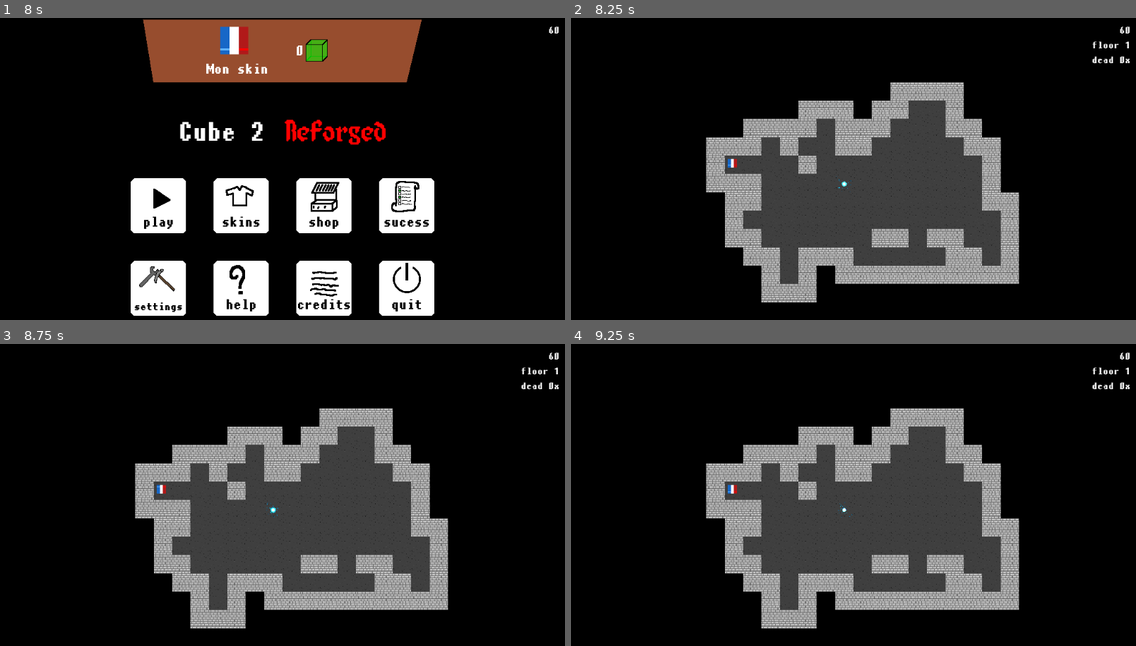
Above: before the commit, frames 1-4 (two rows, left to right).
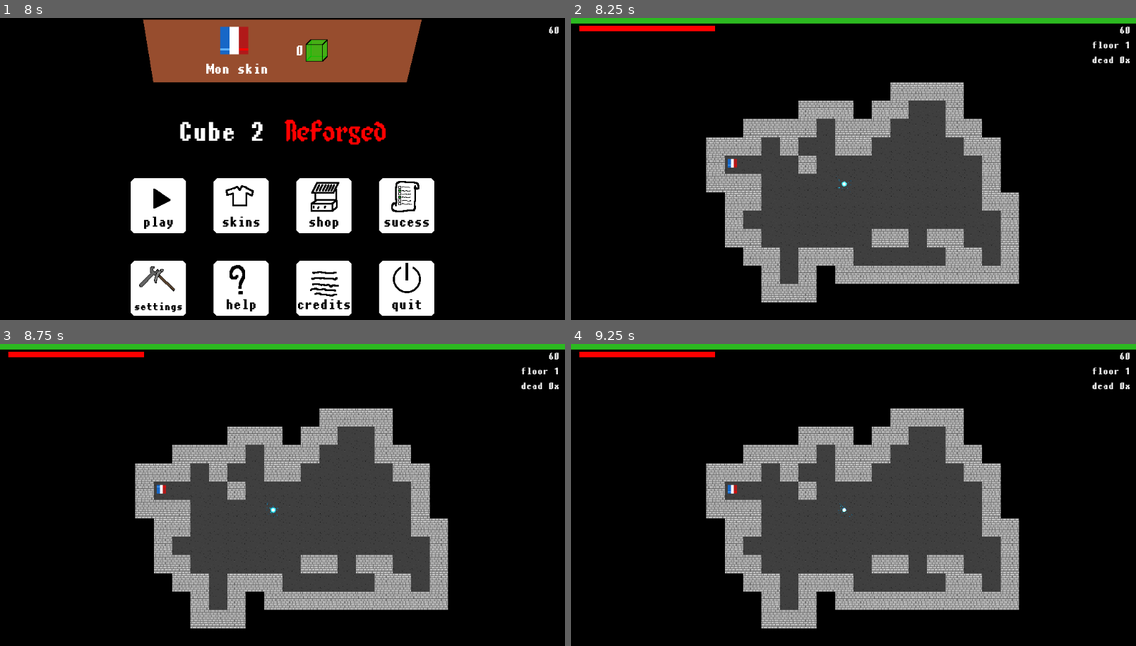
Above: after the commit, the same moments.

Repository: nath54/Cube2-Reforged
Game: Godot game, scene res://global/Scenes.tscn
Two runs of this game, one before a commit and one after it. Both use one fixed random seed, a clock stepped at 60 frames per second and the inputs below.
Inputs (mouse positions are in pixels of both pictures, inside the frame that each line leads up to):
- Up to frame 1 (8 s): move the mouse to (406, 165) at 0.52 s; hold D (right) 0.53-1.25 s; click (406, 165) at 0.67 s; drag from (169, 199) to (254, 250) at 1.27 s; move the mouse to (339, 111) at 2.02 s; hold D (right) 2.03-2.75 s; tap Enter at 2.75, 6.5 s; drag from (254, 250) to (113, 132) at 2.77 s; tap Space at 3.5 s; move the mouse to (452, 232) at 3.52 s; hold Q (left) 3.53-4.25 s; tap Escape (menu) at 4.15 s; drag from (113, 132) to (197, 99) at 4.27 s; move the mouse to (310, 184) at 5.02 s; hold S (down) 5.03-5.75 s; click (310, 184) at 5.17 s; click "Menu" at 5.75 s; drag from (197, 99) to (169, 199) at 6.52 s; move the mouse to (406, 165) at 7.27 s; hold Z (up) from 7.28 s (still down)
- Up to frame 2 (8.25 s): release Z (up) at 8 s; drag from (740, 199) to (825, 250) at 8.02 s
- Up to frame 3 (8.75 s): no input
- Up to frame 4 (9.25 s): tap Space at 8.75 s; move the mouse to (910, 437) at 8.77 s; hold S (down) from 8.78 s (still down)

Frame 1 is identical in both runs. In frame 2, 2.3% of the frame differs, in the area x 0-100%, y 0-5%; in frame 3, 2.3%; in frame 4, 2.3%.

Commit message:
aaa

Diff:
--- a/game/arcade/TopDownClassic.gd
+++ b/game/arcade/TopDownClassic.gd
@@ -19,7 +19,7 @@
 var max_x = null
 var max_y = null
 
-onready var progressStyleBox = $CanvasLayer/Control/ProgressBar.get("custom_styles/fg")
+onready var progressStyleBox = $CanvasLayer/Control/VBoxContainer/ProgressBar.get("custom_styles/fg")
 var lance: bool = false
 var pause: bool = false
 # map : 0 = mur, 1 = sol, 2 = mur non mortel
@@ -70,6 +70,7 @@
 	Global.player.x = deb[0] * tc + Global.player.t / 3
 	Global.player.y = deb[1] * tc + Global.player.t / 3
 	Global.player.position = Vector2(Global.player.x, Global.player.y)
+	Global.player.set_life()
 	#
 
 func _ready():
@@ -100,7 +101,7 @@
 	Global.player.get_node("Camera2D").current = false
 	yield(get_tree().create_timer(3), "timeout")
 	#
-	$CanvasLayer/Control/ProgressBar.visible = true
+	$CanvasLayer/Control/VBoxContainer/ProgressBar.visible = true
 	$Camera2D.current = false
 	Global.player.get_node("Camera2D").current = true
 	#
@@ -110,7 +111,19 @@
 	if lance and not pause:
 		var cl = Color(1.0-wait_time/time_max,1.0*wait_time/time_max,0)
 		progressStyleBox.bg_color = cl
-		$CanvasLayer/Control/ProgressBar.value = 100.0*wait_time/time_max
+		$CanvasLayer/Control/VBoxContainer/ProgressBar.value = 100.0*wait_time/time_max
 		wait_time -= delta
 		if wait_time <= 0:
 			Global.lose_game()
+
+
+func fin():
+	$AnimationPlayer.play("fin")
+	Global.player.fin = true
+	Global.player.speed_x = ((fin[0]*tc) - (Global.player.x-tc/2)) * 2.0 * (1-Global.player.decceleration)
+	Global.player.speed_y = ((fin[1]*tc) - (Global.player.y-tc/2)) * 2.0 * (1-Global.player.decceleration)
+
+
+func _on_AnimationPlayer_animation_finished(anim_name):
+	if anim_name == "fin":
+		Global.level_fini()
--- a/game/arcade/TopDownClassic.tscn
+++ b/game/arcade/TopDownClassic.tscn
@@ -10,6 +10,24 @@
 
 [sub_resource type="StyleBoxFlat" id=2]
 bg_color = Color( 0.6, 0.6, 0.6, 0 )
+
+[sub_resource type="StyleBoxFlat" id=3]
+bg_color = Color( 1, 0, 0, 1 )
+
+[sub_resource type="Animation" id=4]
+resource_name = "fin"
+tracks/0/type = "value"
+tracks/0/path = NodePath("Player/Player_TopDown:scale")
+tracks/0/interp = 1
+tracks/0/loop_wrap = true
+tracks/0/imported = false
+tracks/0/enabled = true
+tracks/0/keys = {
+"times": PoolRealArray( 0, 1, 1.001 ),
+"transitions": PoolRealArray( 1, 1, 1 ),
+"update": 0,
+"values": [ Vector2( 0.5, 0.5 ), Vector2( 0.1, 0.1 ), Vector2( 0.5, 0.5 ) ]
+}
 
 [node name="TopDownClassic" type="Node2D"]
 script = ExtResource( 1 )
@@ -44,10 +62,17 @@
 "_edit_use_anchors_": false
 }
 
-[node name="ProgressBar" type="ProgressBar" parent="CanvasLayer/Control"]
-visible = false
+[node name="VBoxContainer" type="VBoxContainer" parent="CanvasLayer/Control"]
 anchor_right = 1.0
-margin_bottom = 14.0
+anchor_bottom = 1.0
+__meta__ = {
+"_edit_use_anchors_": false
+}
+
+[node name="ProgressBar" type="ProgressBar" parent="CanvasLayer/Control/VBoxContainer"]
+margin_right = 1024.0
+margin_bottom = 10.0
+rect_min_size = Vector2( 0, 10 )
 custom_styles/fg = SubResource( 1 )
 custom_styles/bg = SubResource( 2 )
 value = 100.0
@@ -55,3 +80,26 @@
 __meta__ = {
 "_edit_use_anchors_": false
 }
+
+[node name="Control" type="Control" parent="CanvasLayer/Control/VBoxContainer"]
+margin_top = 14.0
+margin_right = 1024.0
+margin_bottom = 24.0
+rect_min_size = Vector2( 0, 10 )
+
+[node name="PlayerLife" type="ProgressBar" parent="CanvasLayer/Control/VBoxContainer/Control"]
+anchor_left = 0.0146484
+anchor_right = 0.254883
+anchor_bottom = 1.0
+rect_min_size = Vector2( 0, 10 )
+custom_styles/fg = SubResource( 3 )
+custom_styles/bg = SubResource( 2 )
+value = 100.0
+percent_visible = false
+__meta__ = {
+"_edit_use_anchors_": true
+}
+
+[node name="AnimationPlayer" type="AnimationPlayer" parent="."]
+anims/fin = SubResource( 4 )
+[connection signal="animation_finished" from="AnimationPlayer" to="." method="_on_AnimationPlayer_animation_finished"]
--- a/game/player/Player_TopDown.gd
+++ b/game/player/Player_TopDown.gd
@@ -20,8 +20,9 @@
 
 var catched_keys: Array = []
 
-var rebondit_cols:float = 1
-
+var rebondit_cols: float = 1
+
+var fin: bool = false
 var click = null
 
 # Called when the node enters the scene tree for the first time.
@@ -36,37 +37,39 @@
 		decceleration = 0.96
 		max_speed = 35
 	elif Global.difficulty == 2:
-		acceleration = 20
+		acceleration = 17
 		decceleration = 0.97
 		max_speed = 40
 	elif Global.difficulty == 3:
-		acceleration = 22
+		acceleration = 18
 		decceleration = 0.98
 		max_speed = 45
 	elif Global.difficulty == 4:
-		acceleration = 25
+		acceleration = 20
 		decceleration = 0.99
 		max_speed = 50
 	# Set skin
 	$Skin/Skin.queue_free()
 	var skin = load("res://res/skins/"+str(Account.skin_equipe)+"/Skin.tscn").instance()
 	$Skin.add_child(skin)
+	#
 
 
 func movement(delta: float) -> void:
 	var f = true
-	if Input.is_action_pressed("up") or Global.joystick.y <= -Global.deadzone:
-		speed_y -= acceleration * delta
-		f = false
-	if Input.is_action_pressed("down") or Global.joystick.y >= Global.deadzone:
-		speed_y += acceleration * delta
-		f = false
-	if Input.is_action_pressed("left") or Global.joystick.x <= -Global.deadzone:
-		speed_x -= acceleration * delta
-		f = false
-	if Input.is_action_pressed("right") or Global.joystick.x >= Global.deadzone:
-		speed_x += acceleration * delta
-		f = false
+	if not fin:
+		if Input.is_action_pressed("up") or Global.joystick.y <= -Global.deadzone:
+			speed_y -= acceleration * delta
+			f = false
+		if Input.is_action_pressed("down") or Global.joystick.y >= Global.deadzone:
+			speed_y += acceleration * delta
+			f = false
+		if Input.is_action_pressed("left") or Global.joystick.x <= -Global.deadzone:
+			speed_x -= acceleration * delta
+			f = false
+		if Input.is_action_pressed("right") or Global.joystick.x >= Global.deadzone:
+			speed_x += acceleration * delta
+			f = false
 	#
 	if f:
 		speed_x *= decceleration
@@ -81,8 +84,9 @@
 		movement(delta)
 		x += speed_x
 		y += speed_y
-		collisions()
-		test_life()
+		if not fin:
+			collisions()
+			test_life()
 		position = Vector2(x, y);
 
 func test_life() -> void:
@@ -90,6 +94,7 @@
 		if Global.difficulty == 4:
 			Global.lose_game()
 		life = max_life
+		set_life()
 		x = spawn_x
 		y = spawn_y
 		speed_x = 0
@@ -138,6 +143,7 @@
 				if tilemap.get_cell(x, y)==0 and Global.difficulty>0: self.life=0
 				elif (tilemap.get_cell(x, y)==0 and Global.difficulty==0) or tilemap.get_cell(x, y)==2:
 					life -= 5
+					set_life()
 					if col["side"] == "right":
 						self.x = x * tc - self.t - rebondit_cols
 						self.speed_x = 0
@@ -179,9 +185,11 @@
 							self.y = y * tc - self.t - rebondit_cols
 							self.speed_y = 0
 
-				if tilemap.get_cell(x, y) == 2 and map.p1: self.life -= 50
+				if tilemap.get_cell(x, y) == 2 and map.p1:
+					self.life -= 50
+					set_life()
 				if map.fin == [x,y]:
-					Global.level_fini()
+					Global.level.fin()
 
 	for key in Global.keys:
 		if square_col(self.x, self.y, self.t, self.t, key.x, key.y, key.t, key.t):
@@ -217,3 +225,9 @@
 				Global.joystick = d
 		else:
 			Global.joystick = Vector2.ZERO
+
+func set_life():
+	if Global.level != null:
+		var pl: ProgressBar = Global.level.get_node("CanvasLayer/Control/VBoxContainer/Control/PlayerLife")
+		print(float(life) / float(max_life) * float(pl.max_value))
+		pl.value = float(life) / float(max_life) * float(pl.max_value)
--- a/global/Account.gd
+++ b/global/Account.gd
@@ -3,7 +3,7 @@
 
 # Les skins possédés en clés
 # et le nombre de possédés en valeurs
-var skins = {
+var skins: Dictionary = {
 	1: 1
 }
 
@@ -14,17 +14,42 @@
 # courrone 3 : 10
 
 # L'id du skin actuellement équipé
-var skin_equipe = 6
+var skin_equipe: int = 6
 
 # La monaie que le joueur a dans le jeu
-var money = 0
+var money: int = 0
 
 # Record du mode arcade
-var arcade_record = 0
-var date_arcade_record = null
+# En fonction de la difficulté
+var arcade_record: Dictionary = {
+	0: 0,
+	1: 0,
+	2: 0,
+	3: 0,
+	4: 0
+}
+var date_arcade_record: Dictionary = {
+	0: null,
+	1: null,
+	2: null,
+	3: null,
+	4: null
+}
 # Le record de ce moi ci
-var arcade_record_month = 0
-var date_arcade_record_month = null
+var arcade_record_month: Dictionary = {
+	0: 0,
+	1: 0,
+	2: 0,
+	3: 0,
+	4: 0
+}
+var date_arcade_record_month: Dictionary = {
+	0: null,
+	1: null,
+	2: null,
+	3: null,
+	4: null
+}
 
 
 # Les pitys que le joueur a pour les invocations
@@ -35,3 +60,11 @@
 	1: 0,
 	0: 0
 }
+
+
+func _ready():
+	var time: Dictionary = OS.get_datetime()
+	for d in range(0,5):
+		if date_arcade_record_month[d] != null and date_arcade_record_month[d][1] != time["month"]:
+			arcade_record_month[d] = 0
+			date_arcade_record_month[d] = null
--- a/global/DataSB.gd
+++ b/global/DataSB.gd
@@ -169,7 +169,7 @@
 # permet de faire directement une comparaison
 # par ordre alphabétique
 
-const dates = {
+const dates: Dictionary = {
 	"01/01": "egypt",
 	"01/08": "vehicles",
 	"01/14": "blobs",
@@ -213,7 +213,7 @@
 # Fonction pour récuperer les bannieres limitées
 # en fonction du jour où l'on est
 func get_bans_lim() -> Array:
-	var time = OS.get_dastetime()
+	var time: Dictionary = OS.get_dastetime()
 	var str_date: String = str(time["month"]) + "/" + str(time["day"])
 	var index_key: int = 0
 	while index_key < len(dates.keys())-1 and not (str_date >= dates[index_key] and str_date < dates[index_key]):
--- a/global/Global.gd
+++ b/global/Global.gd
@@ -6,14 +6,12 @@
 var level: Node = null
 var fin: Node = null
 
-# 0: très facile
-# 1: facile
-# 2: normal
-# 3: difficile
-# 4: hardcore
 
-var theme = 2
-var mode = "arcade"
+# difficulties :             0       1        2        3        4
+var difficulties: Array = ["baby", "easy", "normal", "hard", "hardcore"]
+
+var theme: int = 2
+var mode: String = "arcade"
 var difficulty: int = 0
 var stage: int = 1
 var keys: Array = []
--- a/global/Invocations.gd
+++ b/global/Invocations.gd
@@ -96,10 +96,19 @@
 	var length: int = len(DataSB.collections[skin_ban]["tries_rar"][rar_ob])
 	var id_skin = DataSB.collections[skin_ban]["tries_rar"][rar_ob][int(randf()*length)]
 	# On va ajouter le skin au compte et faire les modifs nécessaires
+	# On ajoute le skin au compte
 	if id_skin in Account.skins.keys():
 		Account.skins[id_skin] += 1
 	else:
 		Account.skins[id_skin] = 1
+	# On va modifier les pitys
+	for p in Account.pitys.keys():
+		if p == rar_ob:
+			Account.pitys[p] = 0
+		else:
+			Account.pitys[p] += 1
+	# On va sauvegarder
+	Saves.save_account()
 	#
 	return {"id_skin": id_skin, "rar": rar_ob}
 
--- a/global/Saves.gd
+++ b/global/Saves.gd
@@ -3,23 +3,70 @@
 
 func _ready():
 	load_params()
-	load_skins()
-	load_datagame()
+	load_account()
 
-func save_params():
-	pass
+func save_params() -> void:
+	#
+	var data: Dictionary = {
+		"difficulty": Global.difficulty,
+		"joystick_method": Global.joy_method,
+		"joystick_deadzone": Global.deadzone
+	}
+	#
+	var content: String = JSON.print(data)
+	#
+	var file: File = File.new()
+	file.open("user://save_params.dat", File.WRITE)
+	file.store_string(content)
+	file.close()
 
-func load_params():
-	pass
+func load_params() -> void:
+	var file: File = File.new()
+	if file.file_exists("user://save_params.dat"):
+		file.open("user://save_params.dat", File.READ)
+		var content = file.get_as_text()
+		file.close()
+		var data = JSON.parse(content).result
+		Global.difficulty = data["difficulty"]
+		Global.joy_method = data["joystick_method"]
+		Global.deadzone = data["joystick_deadzone"]
 
-func save_skins():
-	pass
+func save_account() -> void:
+	#
+	var data: Dictionary = {
+		"skins": Account.skins,
+		"skin_equipe": Account.skin_equipe,
+		"money": Account.money,
+		"pitys": Account.pitys,
+		"arcade_record": Account.arcade_record,
+		"date_arcade_record": Account.date_arcade_record,
+		"arcade_record_month": Account.arcade_record_month,
+		"date_arcade_record_month": Account.date_arcade_record_month
+	}
+	#
+	var content: String = JSON.print(data)
+	#
+	var file: File = File.new()
+	file.open("user://save_acc.dat", File.WRITE)
+	file.store_string(content)
+	file.close()
 
-func load_skins():
-	pass
-
-func save_datagame():
-	pass
-
-func load_datagame():
-	pass
+func load_account() -> void:
+	var file: File = File.new()
+	if file.file_exists("user://save_acc.dat"):
+		file.open("user://save_acc.dat", File.READ)
+		var content: String = file.get_as_text()
+		file.close()
+		var data: Dictionary = JSON.parse(content).result
+		Account.skins = data["skins"]
+		Account.skin_equipe = data["skin_equipe"]
+		Account.money = data["money"]
+		Account.pitys = data["pitys"]
+		Account.arcade_record = data["arcade_record"]
+		Account.date_arcade_record = data["date_arcade_record"]
+		Account.arcade_record_month = data["arcade_record_month"]
+		Account.date_arcade_record_month = data["date_arcade_record_month"]
+		for dic in [Account.arcade_record, Account.date_arcade_record, Account.arcade_record_month, Account.date_arcade_record_month]:
+			for x in range(0,5):
+				dic[x] = dic[str(x)]
+				dic.erase(str(x))
--- a/global/Scenes.gd
+++ b/global/Scenes.gd
@@ -21,3 +21,8 @@
 
 func _process(delta):
 	$Interface/Interface/VBoxContainer/fps.text = str(Engine.get_frames_per_second())
+
+func quit():
+	Saves.save_params()
+	Saves.save_account()
+	get_tree().quit()
--- a/menus/EndOfGame.gd
+++ b/menus/EndOfGame.gd
@@ -5,9 +5,36 @@
 # Called when the node enters the scene tree for the first time.
 func _ready():
 	if Global.mode == "arcade":
-		var gains:int = 0
-		$"CenterContainer/VBoxContainer/CenterContainer2/Died Floor".text = "You reach the floor "+str(Global.stage)
-		$CenterContainer/VBoxContainer/CenterContainer3/HBoxContainer/Money.text = "You gain : "+str(gains)
+		var time: Dictionary = OS.get_datetime()
+		# Calcul des highscores
+		if Global.stage > Account.arcade_record[Global.difficulty]:
+			$CenterContainer/VBoxContainer/HBoxContainer/VBoxContainer2/CenterContainer4/Arcade_Record.text = "You beat your ancient highscore ("+str(Account.arcade_record[Global.difficulty])+") !"
+			Account.arcade_record[Global.difficulty] = Global.stage
+			Account.date_arcade_record[Global.difficulty] = [time["day"], time["month"], time["year"]]
+		else:
+			$CenterContainer/VBoxContainer/HBoxContainer/VBoxContainer2/CenterContainer4/Arcade_Record.text = "Highscore : "+str(Account.arcade_record[Global.difficulty])
+		if Global.stage > Account.arcade_record_month[Global.difficulty]:
+			$CenterContainer/VBoxContainer/HBoxContainer/VBoxContainer2/CenterContainer3/Arcade_Record_Month.text = "You beat your highscore of the month ("+str(Account.arcade_record_month[Global.difficulty])+") !"
+			Account.arcade_record_month[Global.difficulty] = Global.stage
+			Account.date_arcade_record_month[Global.difficulty] = [time["day"], time["month"], time["year"]]
+		else:
+			$CenterContainer/VBoxContainer/HBoxContainer/VBoxContainer2/CenterContainer3/Arcade_Record_Month.text = "Highscore of this month : "+str(Account.arcade_record_month[Global.difficulty])
+		# Calcul des gains
+		var gains:int = Global.stage * (10+randf()*5)
+		if Global.difficulty == 1:
+			gains *= 1.2
+		elif Global.difficulty == 2:
+			gains *= 1.5
+		elif Global.difficulty == 3:
+			gains *= 1.7
+		elif Global.difficulty == 4:
+			gains *= 2
+		Account.money += gains
+		Saves.save_account()
+		# Affichages
+		$CenterContainer/VBoxContainer/HBoxContainer/VBoxContainer2/CenterContainer2/Difficulty.text = "Difficulty " + Global.difficulties[Global.difficulty]
+		$"CenterContainer/VBoxContainer/HBoxContainer/VBoxContainer/CenterContainer2/Died Floor".text = "You reach the floor "+str(Global.stage)
+		$CenterContainer/VBoxContainer/HBoxContainer/VBoxContainer/CenterContainer3/HBoxContainer/Money.text = "You gain : "+str(gains)
 	else:
 		$CenterContainer/VBoxContainer/CenterContainer2.visible = false;
 		$CenterContainer/VBoxContainer/CenterContainer3.visible = false;
--- a/menus/EndOfGame.tscn
+++ b/menus/EndOfGame.tscn
@@ -31,52 +31,67 @@
 [node name="CenterContainer" type="CenterContainer" parent="."]
 anchor_right = 1.0
 anchor_bottom = 1.0
+__meta__ = {
+"_edit_use_anchors_": false
+}
 
 [node name="VBoxContainer" type="VBoxContainer" parent="CenterContainer"]
-margin_left = 317.0
-margin_top = 132.0
-margin_right = 707.0
-margin_bottom = 467.0
+margin_left = 253.0
+margin_top = 78.0
+margin_right = 771.0
+margin_bottom = 522.0
 custom_constants/separation = 50
 
 [node name="CenterContainer" type="CenterContainer" parent="CenterContainer/VBoxContainer"]
-margin_right = 390.0
+margin_right = 518.0
 margin_bottom = 60.0
 
 [node name="Title" type="Label" parent="CenterContainer/VBoxContainer/CenterContainer"]
-margin_right = 390.0
+margin_left = 64.0
+margin_right = 454.0
 margin_bottom = 60.0
 custom_fonts/font = SubResource( 1 )
 text = "End of the game"
 align = 1
 valign = 1
 
-[node name="CenterContainer2" type="CenterContainer" parent="CenterContainer/VBoxContainer"]
+[node name="HBoxContainer" type="HBoxContainer" parent="CenterContainer/VBoxContainer"]
 margin_top = 110.0
-margin_right = 390.0
-margin_bottom = 140.0
+margin_right = 518.0
+margin_bottom = 339.0
+custom_constants/separation = 50
 
-[node name="Died Floor" type="Label" parent="CenterContainer/VBoxContainer/CenterContainer2"]
-margin_left = 71.0
-margin_right = 318.0
+[node name="VBoxContainer" type="VBoxContainer" parent="CenterContainer/VBoxContainer/HBoxContainer"]
+margin_right = 247.0
+margin_bottom = 229.0
+custom_constants/separation = 50
+alignment = 1
+
+[node name="CenterContainer2" type="CenterContainer" parent="CenterContainer/VBoxContainer/HBoxContainer/VBoxContainer"]
+margin_top = 54.0
+margin_right = 247.0
+margin_bottom = 84.0
+
+[node name="Died Floor" type="Label" parent="CenterContainer/VBoxContainer/HBoxContainer/VBoxContainer/CenterContainer2"]
+margin_right = 247.0
 margin_bottom = 30.0
 custom_fonts/font = SubResource( 2 )
 text = "You died at floor 0"
 align = 1
 valign = 1
 
-[node name="CenterContainer3" type="CenterContainer" parent="CenterContainer/VBoxContainer"]
-margin_top = 190.0
-margin_right = 390.0
-margin_bottom = 230.0
+[node name="CenterContainer3" type="CenterContainer" parent="CenterContainer/VBoxContainer/HBoxContainer/VBoxContainer"]
+margin_top = 134.0
+margin_right = 247.0
+margin_bottom = 174.0
 
-[node name="HBoxContainer" type="HBoxContainer" parent="CenterContainer/VBoxContainer/CenterContainer3"]
-margin_left = 93.0
-margin_right = 297.0
+[node name="HBoxContainer" type="HBoxContainer" parent="CenterContainer/VBoxContainer/HBoxContainer/VBoxContainer/CenterContainer3"]
+margin_left = 21.0
+margin_right = 225.0
 margin_bottom = 40.0
 custom_constants/separation = 10
 
-[node name="Money" type="Label" parent="CenterContainer/VBoxContainer/CenterContainer3/HBoxContainer"]
+[node name="Money" type="Label" parent="CenterContainer/VBoxContainer/HBoxContainer/VBoxContainer/CenterContainer3/HBoxContainer"]
 margin_top = 3.0
 margin_right = 154.0
 margin_bottom = 36.0
@@ -85,7 +100,7 @@
 align = 2
 valign = 1
 
-[node name="TextureRect" type="TextureRect" parent="CenterContainer/VBoxContainer/CenterContainer3/HBoxContainer"]
+[node name="TextureRect" type="TextureRect" parent="CenterContainer/VBoxContainer/HBoxContainer/VBoxContainer/CenterContainer3/HBoxContainer"]
 margin_left = 164.0
 margin_right = 204.0
 margin_bottom = 40.0
@@ -94,14 +109,63 @@
 expand = true
 stretch_mode = 6
 
+[node name="VBoxContainer2" type="VBoxContainer" parent="CenterContainer/VBoxContainer/HBoxContainer"]
+margin_left = 297.0
+margin_right = 518.0
+margin_bottom = 229.0
+custom_constants/separation = 50
+alignment = 1
+
+[node name="CenterContainer2" type="CenterContainer" parent="CenterContainer/VBoxContainer/HBoxContainer/VBoxContainer2"]
+margin_right = 221.0
+margin_bottom = 30.0
+
+[node name="Difficulty" type="Label" parent="CenterContainer/VBoxContainer/HBoxContainer/VBoxContainer2/CenterContainer2"]
+margin_right = 221.0
+margin_bottom = 30.0
+custom_fonts/font = SubResource( 2 )
+text = "Difficulty : Baby"
+align = 1
+valign = 1
+
+[node name="CenterContainer4" type="CenterContainer" parent="CenterContainer/VBoxContainer/HBoxContainer/VBoxContainer2"]
+margin_top = 80.0
+margin_right = 221.0
+margin_bottom = 110.0
+
+[node name="Arcade_Record" type="Label" parent="CenterContainer/VBoxContainer/HBoxContainer/VBoxContainer2/CenterContainer4"]
+margin_left = 26.0
+margin_right = 195.0
+margin_bottom = 30.0
+custom_fonts/font = SubResource( 2 )
+text = "Highscore : 0"
+align = 1
+valign = 1
+
+[node name="CenterContainer3" type="CenterContainer" parent="CenterContainer/VBoxContainer/HBoxContainer/VBoxContainer2"]
+margin_top = 160.0
+margin_right = 221.0
+margin_bottom = 229.0
+
+[node name="Arcade_Record_Month" type="Label" parent="CenterContainer/VBoxContainer/HBoxContainer/VBoxContainer2/CenterContainer3"]
+margin_left = 10.0
+margin_right = 210.0
+margin_bottom = 69.0
+rect_min_size = Vector2( 200, 0 )
+custom_fonts/font = SubResource( 3 )
+text = "Highscore in this month : 0"
+align = 2
+valign = 1
+autowrap = true
+
 [node name="CenterContainer4" type="CenterContainer" parent="CenterContainer/VBoxContainer"]
-margin_top = 280.0
-margin_right = 390.0
-margin_bottom = 335.0
+margin_top = 389.0
+margin_right = 518.0
+margin_bottom = 444.0
 
 [node name="HBoxContainer" type="HBoxContainer" parent="CenterContainer/VBoxContainer/CenterContainer4"]
-margin_left = 70.0
-margin_right = 320.0
+margin_left = 134.0
+margin_right = 384.0
 margin_bottom = 55.0
 custom_constants/separation = 50
 
--- a/menus/MainMenu.gd
+++ b/menus/MainMenu.gd
@@ -53,4 +53,4 @@
 
 
 func _on_BtQuit_pressed():
-	get_tree().quit()
+	Global.scenes.quit()
--- a/menus/settings/GeneralSettings.gd
+++ b/menus/settings/GeneralSettings.gd
@@ -14,6 +14,7 @@
 	for x in range(5):
 		popupMenu.add_item(difs[x], x)
 	#
+	menuButton.text = difs[Global.difficulty]
 
 func change_diff(new_dif):
 	Global.difficulty = new_dif
Not shown: 1 places in game/arcade/TopDownClassic.tscn that only renumber resources
